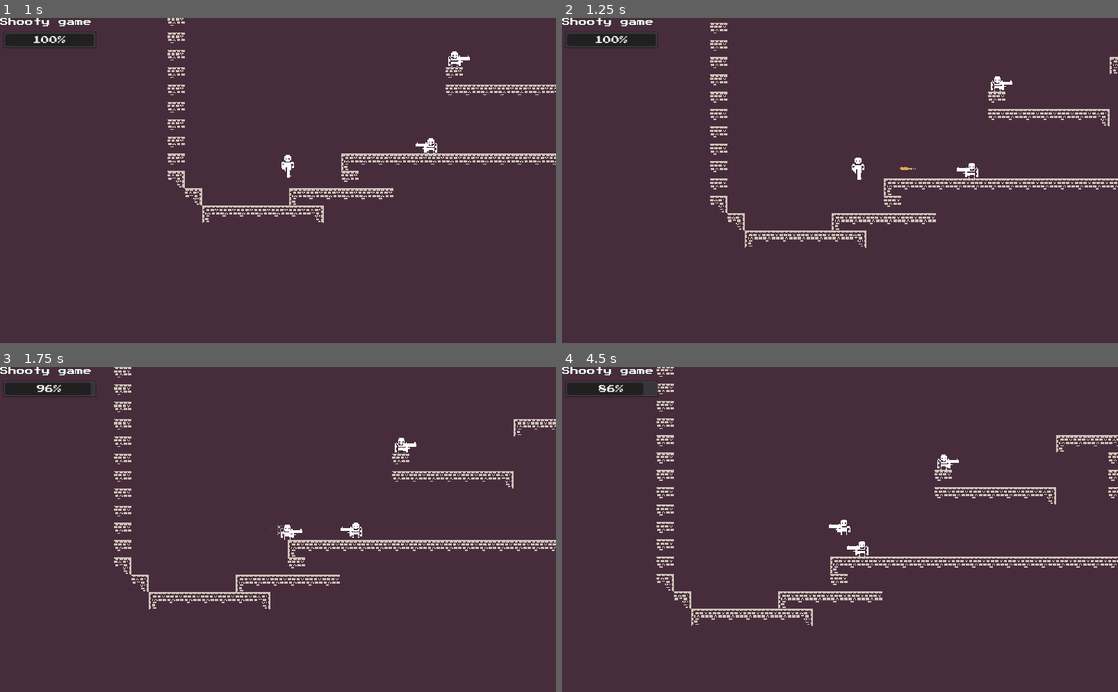
Above: before the commit, frames 1-4 (two rows, left to right).
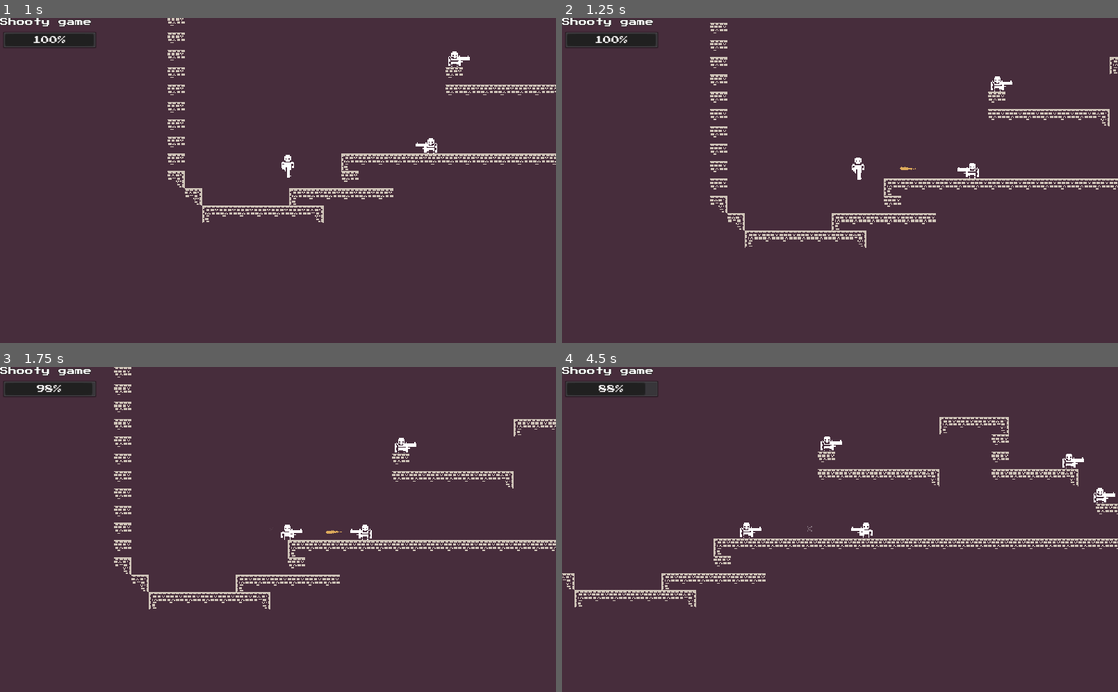
Above: after the commit, the same moments.

Repository: BasicLich/miz-jam-1-entry
Game: Godot game, scene res://Game.tscn
The game is run twice, just before and just after one commit, with the same random seed, the same clock (stepped at 60 frames per second) and the same inputs.
Inputs:
- Up to frame 1 (1 s): tap F at 0.5 s; hold Right (player_right) from 0.53 s (still down); hold S (player_aim_down) from 0.53 s (still down); tap Z (player_jump) at 0.77 s
- Up to frame 2 (1.25 s): keep holding Right (player_right); keep holding S (player_aim_down)
- Up to frame 3 (1.75 s): keep holding Right (player_right); tap F at 1.25 s; release S (player_aim_down) at 1.28 s; tap W (player_aim_up) at 1.35 s; tap Z (player_jump) at 1.52 s
- Up to frame 4 (4.5 s): tap F every 0.75 s from 2 to 4.25 s; release Right (player_right) at 2.03 s; hold Left (player_left) 2.03-2.78 s; tap } (player_next_weapon) at 2.1 s; hold Right (player_right) 2.78-4.28 s; tap { (player_prev_weapon) at 2.85 s; tap Z (player_jump) at 3.02, 3.77 s; hold X (player_shoot) 3.53-4.28 s; hold Left (player_left) from 4.28 s (still down); tap S (player_aim_down) at 4.35 s

Frame 1 is identical in both runs. In frame 2, less than 0.1% of the frame differs, in the area x 71-75%, y 44-50%; in frame 3, 0.2%; in frame 4, 6.3%, in the area x 0-100%, y 0-80%.

Commit message:
Collision layers for dead people.

Diff:
--- a/Actor.gd
+++ b/Actor.gd
@@ -21,6 +21,7 @@
 ]
 
 onready var w := $Weapon as Weapon
+onready var ap := $AnimationPlayer as AnimationPlayer
 
 var rng = RandomNumberGenerator.new()
 
@@ -97,4 +98,14 @@
 		onFloor = false
 		vel = Vector2(rng.randf_range(-3, 3) * 25, -150)
 		movement = Common.STAY
+		if rng.randi_range(0, 10) > 5:
+			ap.play("Death")
+		else:
+			ap.play("Death2")
 		w.hide()
+		#Ehm... Need to figure ot better way of handling this.
+		set_collision_layer_bit(1, false)
+		set_collision_layer_bit(2, false)
+		set_collision_layer_bit(5, true)
+		set_collision_mask_bit(1, false)
+		set_collision_mask_bit(2, false)
--- /dev/null
+++ b/ActorAnimation.tscn
@@ -0,0 +1,77 @@
+[gd_scene load_steps=4 format=2]
+
+[sub_resource type="Animation" id=1]
+resource_name = "Death"
+tracks/0/type = "value"
+tracks/0/path = NodePath("Sprite:rotation_degrees")
+tracks/0/interp = 1
+tracks/0/loop_wrap = true
+tracks/0/imported = false
+tracks/0/enabled = true
+tracks/0/keys = {
+"times": PoolRealArray( 0, 1 ),
+"transitions": PoolRealArray( 1, 1 ),
+"update": 0,
+"values": [ 0.0, -88.9277 ]
+}
+tracks/1/type = "value"
+tracks/1/path = NodePath("Sprite:position")
+tracks/1/interp = 1
+tracks/1/loop_wrap = true
+tracks/1/imported = false
+tracks/1/enabled = true
+tracks/1/keys = {
+"times": PoolRealArray( 0, 0.5, 1 ),
+"transitions": PoolRealArray( 1, 1, 1 ),
+"update": 0,
+"values": [ Vector2( 0, 0 ), Vector2( 0, -2.5 ), Vector2( 0, 0 ) ]
+}
+
+[sub_resource type="Animation" id=3]
+resource_name = "Death2"
+tracks/0/type = "value"
+tracks/0/path = NodePath("Sprite:rotation_degrees")
+tracks/0/interp = 1
+tracks/0/loop_wrap = true
+tracks/0/imported = false
+tracks/0/enabled = true
+tracks/0/keys = {
+"times": PoolRealArray( 0, 1 ),
+"transitions": PoolRealArray( 1, 1 ),
+"update": 0,
+"values": [ 0.0, 86.2434 ]
+}
+tracks/1/type = "value"
+tracks/1/path = NodePath("Sprite:position")
+tracks/1/interp = 1
+tracks/1/loop_wrap = true
+tracks/1/imported = false
+tracks/1/enabled = true
+tracks/1/keys = {
+"times": PoolRealArray( 0, 0.5, 1 ),
+"transitions": PoolRealArray( 1, 1, 1 ),
+"update": 0,
+"values": [ Vector2( 0, 0 ), Vector2( 0, -2.5 ), Vector2( 0, 0 ) ]
+}
+
+[sub_resource type="Animation" id=2]
+resource_name = "Walk"
+length = 0.6
+loop = true
+tracks/0/type = "value"
+tracks/0/path = NodePath("Sprite:rotation_degrees")
+tracks/0/interp = 1
+tracks/0/loop_wrap = true
+tracks/0/imported = false
+tracks/0/enabled = true
+tracks/0/keys = {
+"times": PoolRealArray( 0, 0.2, 0.5 ),
+"transitions": PoolRealArray( 1, 1, 1 ),
+"update": 0,
+"values": [ 0.0, 5.0, -7.0 ]
+}
+
+[node name="AnimationPlayer" type="AnimationPlayer"]
+anims/Death = SubResource( 1 )
+anims/Death2 = SubResource( 3 )
+anims/Walk = SubResource( 2 )
--- /dev/null
+++ b/AnimDeath.tres
@@ -0,0 +1,28 @@
+[gd_resource type="Animation" format=2]
+
+[resource]
+resource_name = "Death"
+tracks/0/type = "value"
+tracks/0/path = NodePath("Sprite:rotation_degrees")
+tracks/0/interp = 1
+tracks/0/loop_wrap = true
+tracks/0/imported = false
+tracks/0/enabled = true
+tracks/0/keys = {
+"times": PoolRealArray( 0, 1 ),
+"transitions": PoolRealArray( 1, 1 ),
+"update": 0,
+"values": [ 0.0, -88.9277 ]
+}
+tracks/1/type = "value"
+tracks/1/path = NodePath("Sprite:position")
+tracks/1/interp = 1
+tracks/1/loop_wrap = true
+tracks/1/imported = false
+tracks/1/enabled = true
+tracks/1/keys = {
+"times": PoolRealArray( 0, 0.5, 1 ),
+"transitions": PoolRealArray( 1, 1, 1 ),
+"update": 0,
+"values": [ Vector2( 0, 0 ), Vector2( 0, -2.5 ), Vector2( 0, 0 ) ]
+}
--- /dev/null
+++ b/AnimDeath2.tres
@@ -0,0 +1,28 @@
+[gd_resource type="Animation" format=2]
+
+[resource]
+resource_name = "Death2"
+tracks/0/type = "value"
+tracks/0/path = NodePath("Sprite:rotation_degrees")
+tracks/0/interp = 1
+tracks/0/loop_wrap = true
+tracks/0/imported = false
+tracks/0/enabled = true
+tracks/0/keys = {
+"times": PoolRealArray( 0, 1 ),
+"transitions": PoolRealArray( 1, 1 ),
+"update": 0,
+"values": [ 0.0, 88.0163 ]
+}
+tracks/1/type = "value"
+tracks/1/path = NodePath("Sprite:position")
+tracks/1/interp = 1
+tracks/1/loop_wrap = true
+tracks/1/imported = false
+tracks/1/enabled = true
+tracks/1/keys = {
+"times": PoolRealArray( 0, 0.5, 1 ),
+"transitions": PoolRealArray( 1, 1, 1 ),
+"update": 0,
+"values": [ Vector2( 0, 0 ), Vector2( 0, -2.5 ), Vector2( 0, 0 ) ]
+}
--- /dev/null
+++ b/AnimWalk.tres
@@ -0,0 +1,18 @@
+[gd_resource type="Animation" format=2]
+
+[resource]
+resource_name = "Walk"
+length = 0.6
+loop = true
+tracks/0/type = "value"
+tracks/0/path = NodePath("Sprite:rotation_degrees")
+tracks/0/interp = 1
+tracks/0/loop_wrap = true
+tracks/0/imported = false
+tracks/0/enabled = true
+tracks/0/keys = {
+"times": PoolRealArray( 0, 0.2, 0.5 ),
+"transitions": PoolRealArray( 1, 1, 1 ),
+"update": 0,
+"values": [ 0.0, 5.0, -7.0 ]
+}
--- a/Guy.tscn
+++ b/Guy.tscn
@@ -1,14 +1,19 @@
-[gd_scene load_steps=6 format=2]
+[gd_scene load_steps=9 format=2]
 
 [ext_resource path="res://Guy.gd" type="Script" id=1]
 [ext_resource path="res://Weapon.tscn" type="PackedScene" id=2]
 [ext_resource path="res://Art/monochrome_transparent.png" type="Texture" id=3]
 [ext_resource path="res://PersonShape.tres" type="Shape2D" id=4]
+[ext_resource path="res://AnimDeath.tres" type="Animation" id=5]
+[ext_resource path="res://AnimWalk.tres" type="Animation" id=6]
+[ext_resource path="res://AnimDeath2.tres" type="Animation" id=7]
 
 [sub_resource type="RectangleShape2D" id=1]
 extents = Vector2( 158.338, 59.3344 )
 
 [node name="Guy" type="KinematicBody2D"]
+collision_layer = 4
+collision_mask = 7
 script = ExtResource( 1 )
 
 [node name="Sprite" type="Sprite" parent="."]
@@ -26,4 +31,9 @@
 [node name="CollisionShape2D" type="CollisionShape2D" parent="DetectionArea"]
 position = Vector2( 0, -15.977 )
 shape = SubResource( 1 )
+
+[node name="AnimationPlayer" type="AnimationPlayer" parent="."]
+anims/Death = ExtResource( 5 )
+anims/Death2 = ExtResource( 7 )
+anims/Walk = ExtResource( 6 )
 [connection signal="body_entered" from="DetectionArea" to="." method="_on_DetectionArea_body_entered"]
--- a/Level0.tscn
+++ b/Level0.tscn
@@ -7,6 +7,7 @@
 [node name="Level" type="TileMap"]
 tile_set = ExtResource( 3 )
 cell_size = Vector2( 16, 16 )
+collision_mask = 7
 format = 1
 tile_data = PoolIntArray( 20, 1, 0, 21, 3, 0, 22, 3, 0, 23, 3, 0, 24, 3, 0, 25, 3, 0, 26, 3, 0, 27, 3, 0, 28, 3, 0, 29, …(4689 unchanged characters)…
 
--- a/Player.tscn
+++ b/Player.tscn
@@ -1,12 +1,17 @@
-[gd_scene load_steps=5 format=2]
+[gd_scene load_steps=8 format=2]
 
 [ext_resource path="res://Art/monochrome_transparent.png" type="Texture" id=1]
 [ext_resource path="res://Player.gd" type="Script" id=2]
 [ext_resource path="res://Weapon.tscn" type="PackedScene" id=3]
 [ext_resource path="res://PersonShape.tres" type="Shape2D" id=4]
+[ext_resource path="res://AnimDeath2.tres" type="Animation" id=5]
+[ext_resource path="res://AnimDeath.tres" type="Animation" id=6]
+[ext_resource path="res://AnimWalk.tres" type="Animation" id=7]
 
 [node name="Player" type="KinematicBody2D"]
 position = Vector2( 413.377, 195.998 )
+collision_layer = 4
+collision_mask = 7
 script = ExtResource( 2 )
 
 [node name="Sprite" type="Sprite" parent="."]
@@ -23,3 +28,8 @@
 shape = ExtResource( 4 )
 
 [node name="Weapon" parent="." instance=ExtResource( 3 )]
+
+[node name="AnimationPlayer" type="AnimationPlayer" parent="."]
+anims/Death = ExtResource( 6 )
+anims/Death2 = ExtResource( 5 )
+anims/Walk = ExtResource( 7 )
--- a/Projectile.tscn
+++ b/Projectile.tscn
@@ -9,6 +9,7 @@
 
 [node name="Projectile" type="KinematicBody2D"]
 collision_layer = 2
+collision_mask = 7
 script = ExtResource( 2 )
 
 [node name="Sprite" type="Sprite" parent="."]
